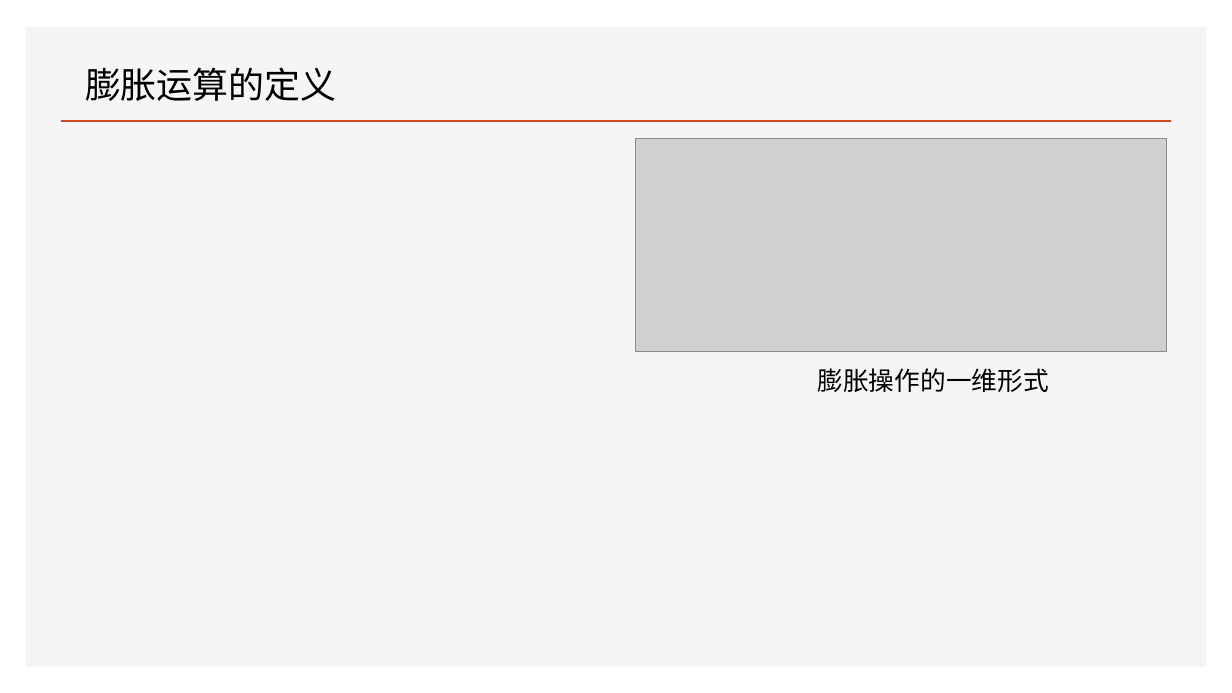
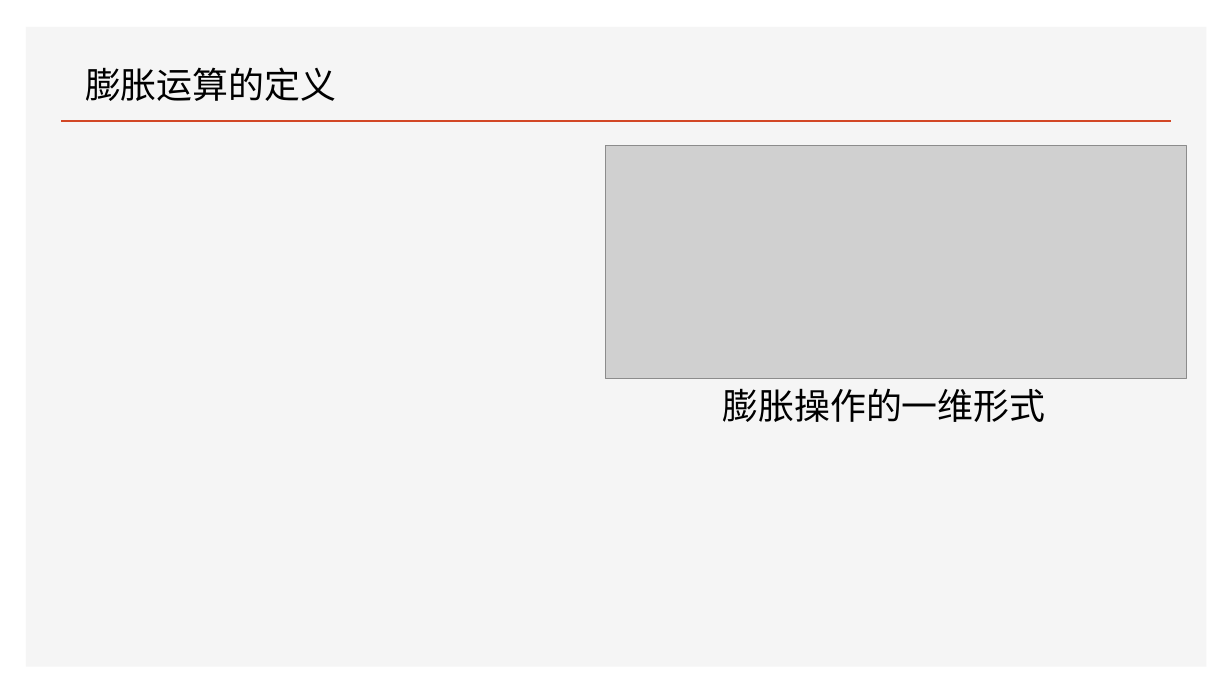
Before and after one commit to FourierAI/image-processing-resources, a slide deck: slide 16 of Lecture/lecture78/基于形态学的数字图像处理.pptx. Drawn at 1232x693 pixels with LibreOffice and Linux fonts; fonts in the diff are those of the drawing; grey boxes stand for pictures. Boxes give left, top, right and bottom in pixels: in the first picture for what was removed or moved away, otherwise in the second. Text is boxed around its words. In the diff, an @@ line names an element or a change of style, - is before the commit and + after.

```diff
--- a/Lecture/lecture78/基于形态学的数字图像处理.pptx
+++ b/Lecture/lecture78/基于形态学的数字图像处理.pptx
@@ picture: place and size @@
-picture at (636,139,1166,352)
+picture at (606,145,1187,379)
@@ text "膨胀操作的一维形式": place and size @@
-text "膨胀操作的一维形式" at (818,368,1049,392)
+text "膨胀操作的一维形式" at (723,388,1046,422)
@@ text "膨胀操作的一维形式" at (723,388,1046,422): size 20 to 28 pt @@
```
Also in this commit, not shown: 33 other slides changed, 3 slides added, 1 other file.
